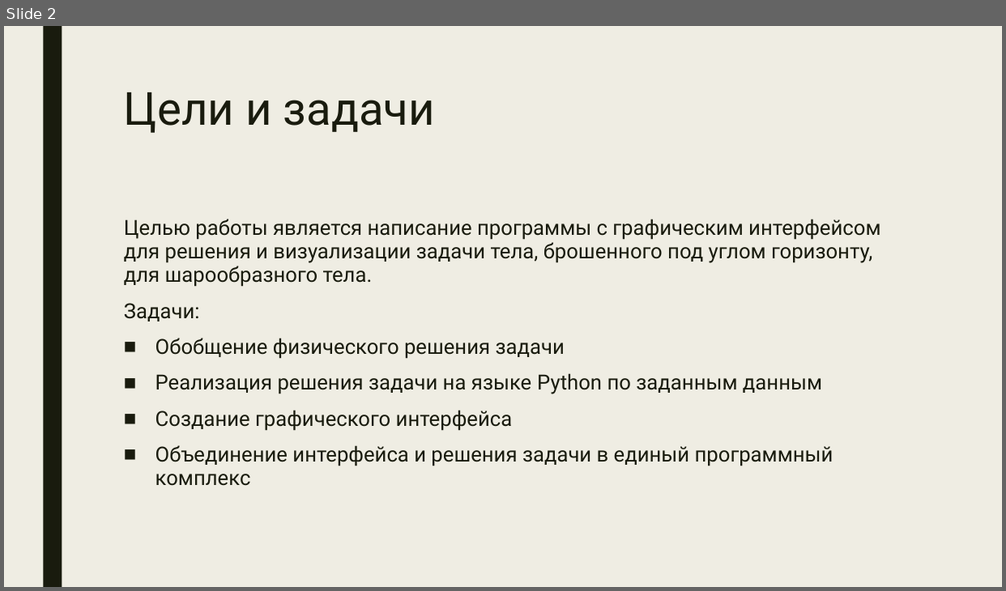
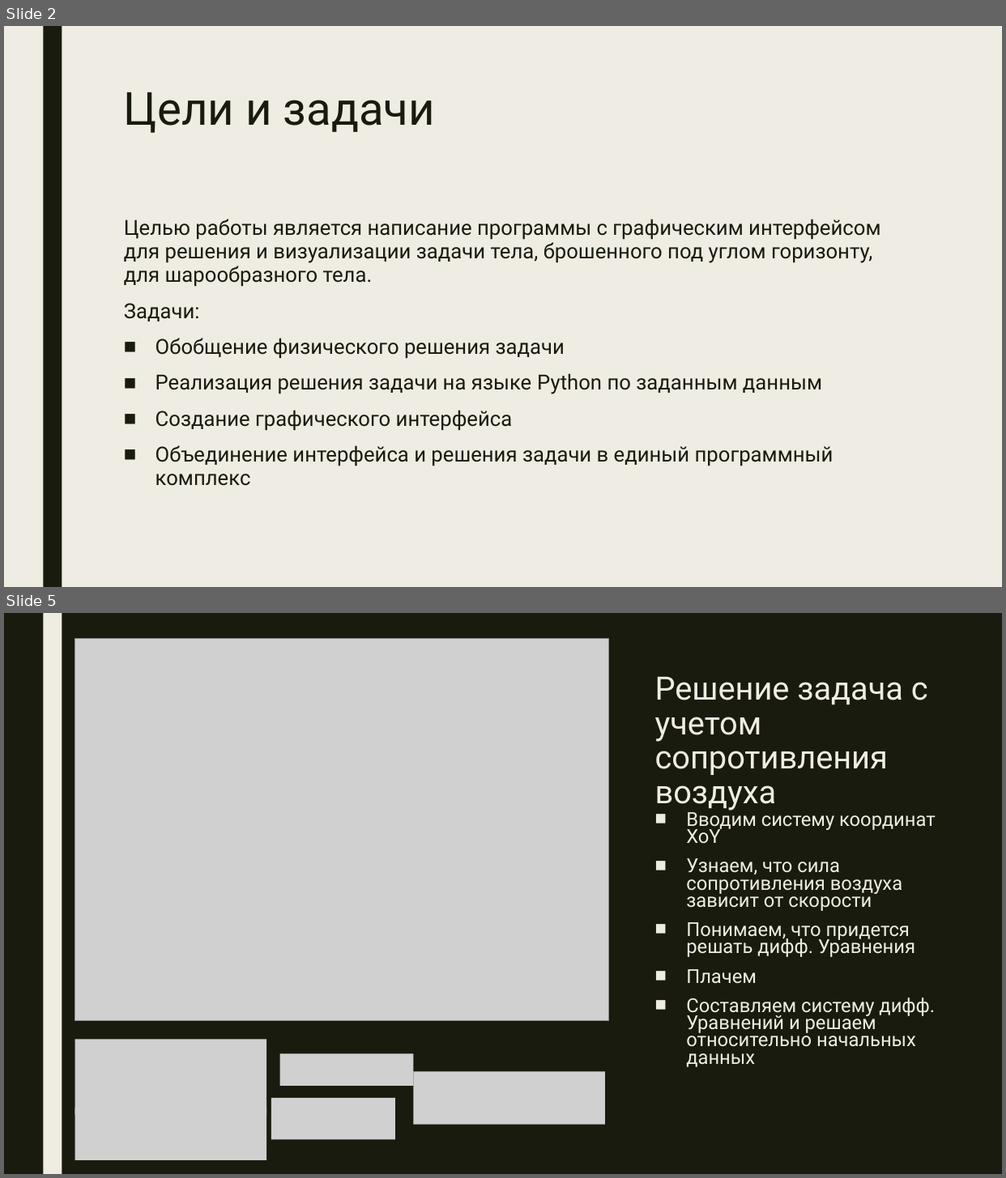
Before and after one commit to Impervguin/Projectile-Simulation, a slide deck: Presentation.pptx. Shown one above the other, each under a label of ours: slide 2 before the commit, slides 2 and 5 after it; the slides between them are not shown. The pictures are 1006x591 and 1006x1178 pixels, drawn with LibreOffice and Linux fonts; fonts in the diff are those of the drawing; grey boxes stand for pictures. Boxes give left, top, right and bottom in pixels: in the first picture for what was removed or moved away, otherwise in the second. Text is boxed around its words. In the diff, an @@ line names an element or a change of style, - is before the commit and + after.

```diff
--- a/Presentation.pptx
+++ b/Presentation.pptx
@@ slide 5 added at box(4, 613, 1002, 1174), background #191B0E @@
@@ rectangle added at box(43, 613, 62, 1174), fill #EFEDE3 @@
@@ picture added at box(75, 638, 609, 1021) @@
@@ title added at box(655, 676, 928, 811), 31 pt, text #EFEDE3 @@
+Решение задача с учетом сопротивления воздуха
@@ text added at box(686, 808, 936, 1067), 18.5 pt, text #EFEDE3 @@
+■ Вводим систему координат XoY
+■ Узнаем, что сила сопротивления воздуха зависит от скорости
+■ Понимаем, что придется решать дифф. Уравнения
+■ Плачем
+■ Составляем систему дифф. Уравнений и решаем относительно начальных данных
@@ picture added at box(75, 1040, 266, 1116) @@
@@ picture added at box(280, 1054, 414, 1086) @@
@@ picture added at box(414, 1072, 605, 1125) @@
@@ picture added at box(271, 1098, 395, 1140) @@
@@ picture added at box(75, 1108, 266, 1161) @@
```
Also in this commit, not shown: 2 slides changed, 2 other slides added, 1 slide removed, 1 other file.
